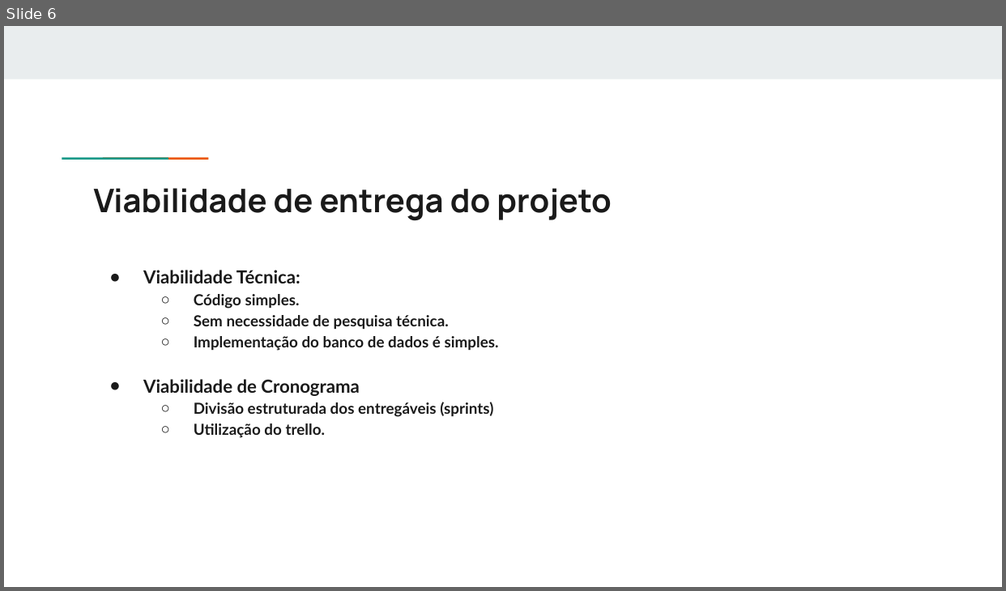
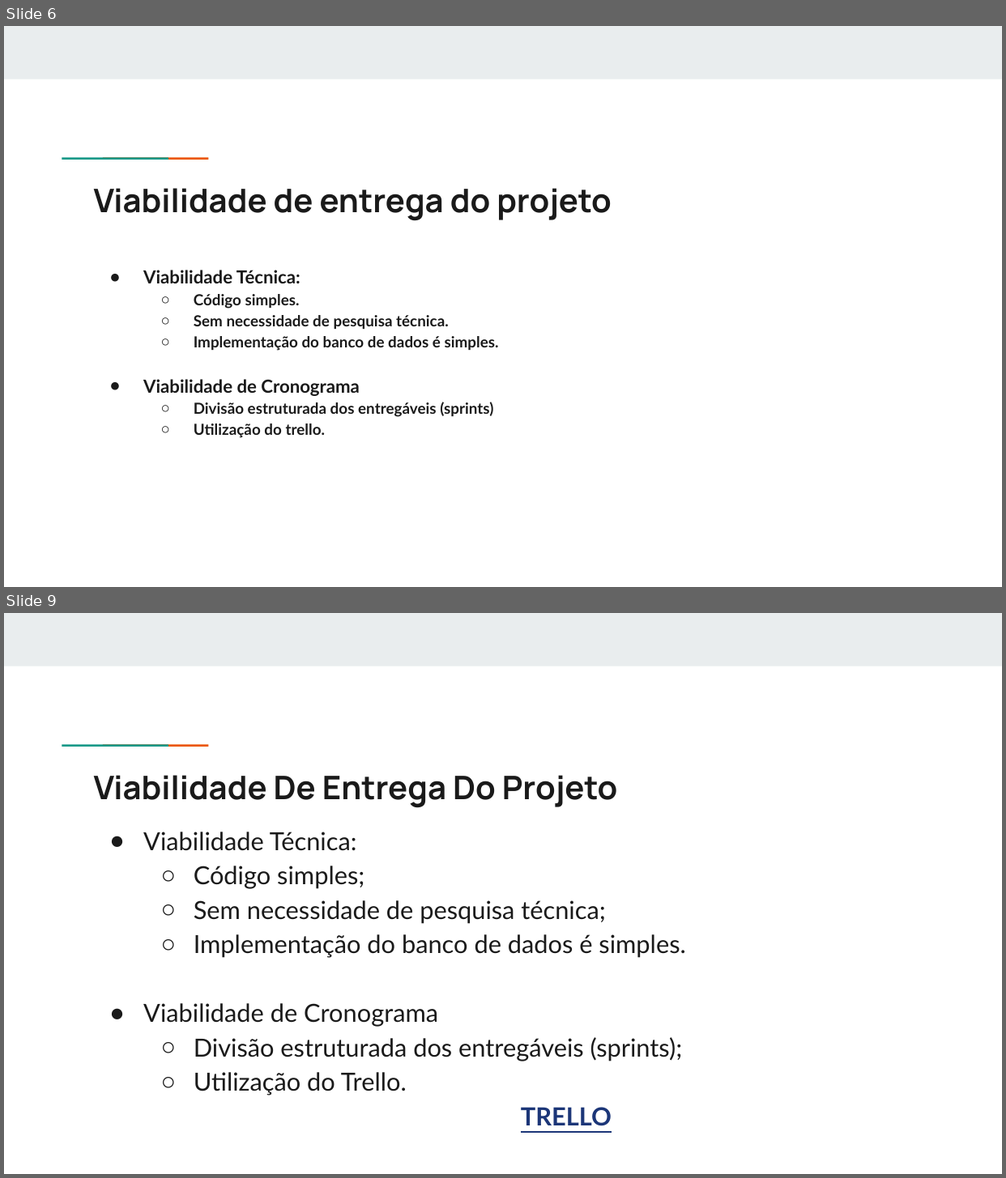
Before and after one commit to MaxCosta0/engenharia-de-software, a slide deck: ApresentacaoSGH.pptx. Shown one above the other, each under a label of ours: slide 6 before the commit, slides 6 and 9 after it; the slides between them are not shown. The pictures are 1006x591 and 1006x1178 pixels, drawn with LibreOffice and Linux fonts; fonts in the diff are those of the drawing. Boxes give left, top, right and bottom in pixels: in the first picture for what was removed or moved away, otherwise in the second. Text is boxed around its words. In the diff, an @@ line names an element or a change of style, - is before the commit and + after.

```diff
--- a/ApresentacaoSGH.pptx
+++ b/ApresentacaoSGH.pptx
@@ slide 9 added at <box>4,613,1002,1174</box>, background #FFFFFF; not listed: 3 template elements that a slide beside it also shows @@
@@ title added at <box>94,775,618,808</box>, 23.4 pt, text #1A1A1A, bold @@
+Viabilidade De Entrega Do Projeto
@@ text added at <box>143,832,685,1127</box>, 18 pt, text #1A1A1A @@
+● Viabilidade Técnica:
+  ○ Código simples;
+  ○ Sem necessidade de pesquisa técnica;
+  ○ Implementação do banco de dados é simples.
+● Viabilidade de Cronograma
+  ○ Divisão estruturada dos entregáveis (sprints);
+  ○ Utilização do Trello.
+  TRELLO
```
Also in this commit, not shown: 6 other slides added.
